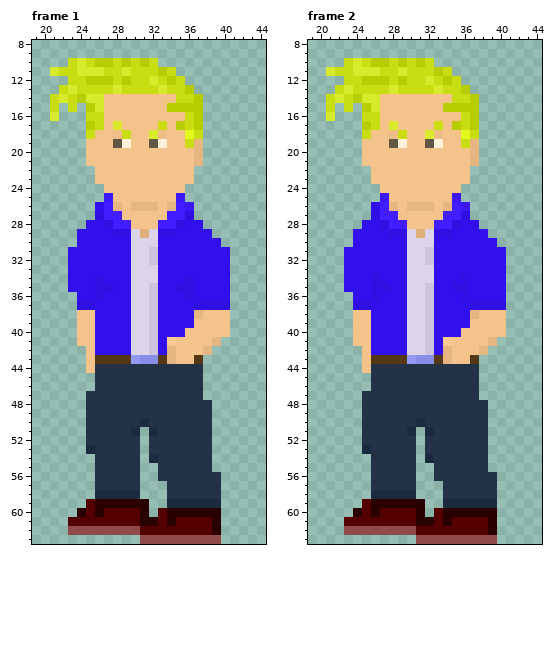
A pixel-art file gets an edit: Assets/art/MainCharacters/Liam/ATTEMPT3/liamLAngry.aseprite. The first picture shows the starting point.
64x64 pixels, 2 frames. Pixels under 10% opacity are left out. Colours within 5 levels of each other are drawn and written as one. Shown: frame 1: x 19..44, y 8..63; frame 2: x 19..44, y 8..63.
Once edited:
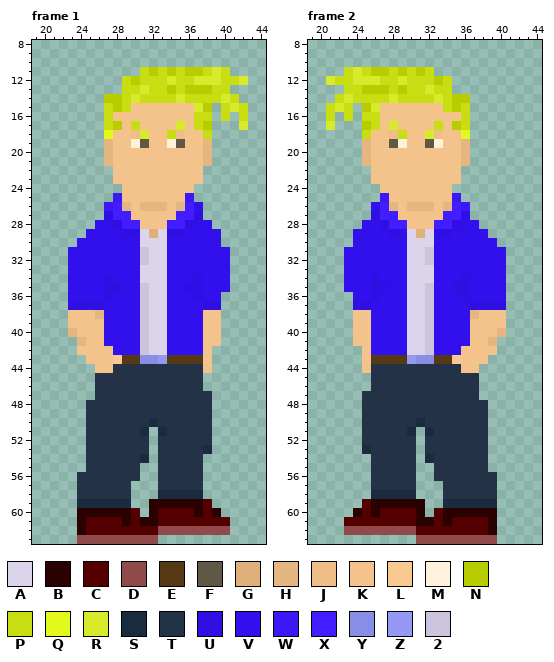
Palette (. is transparent): A #dcd4eb  B #2a0101  C #540000  D #914a4a  E #553814  F #605745  G #e0b07a  H #e5b682  J #efbd86  K #f4c38b  L #fac891  M #fef2dc  N #b8cd00  P #c9dd13  Q #e3f91c  R #d7eb2c  S #1a2a3f  T #233247  U #2f0fe1  V #320fed  W #3c18f7  X #411dff  Y #888de6  Z #9499f1  2 #ccc3dd
Difference:
Changed rows in their new state; - is an unchanged pixel.
Frame 1:
first column x 21:
10 --..........----------
11 ..........-NPNPNNPRP--
12 --......PN-P-R-PRRRPPR
13 -.......--R-PN--NNPP--
14 ......NNPRPPPPR-PPPRP-
15 .-.-..PNP----KKKRN-PRP
16 .---..P--------KPP-P-P
17 ----..PN-P--K-RKPN---R
18 ----..QKKJRKKPJKKP----
19 ----..HKKMFKKMFKKH----
20 ----..H---------KH----
21 ----..H---------KH----
22 -----..---------K-----
23 -----..---------K-----
24 ------..-------K------
25 ------.W------KW------
26 -----.WXHK--HKHXV-----
27 -----.U-X----K-XU-----
28 ----.-VU-X--K-XU-V----
29 ---.---V-UAGA-U---V---
30 ---------V--A---------
31 ---------V2AA---------
32 ---------V2AA---------
33 ---------V--A---------
34 -----VU--V--A--VU-----
35 -----V-U-V2AA-V-U-----
36 --V--VU--V2AA--VU--.--
37 --U--U---V2AA---V--.--
38 --K--H---V2AA---V--.--
39 --K--K---V2AA---V--.--
40 --H--K---V2AA--VV--.--
41 ---H-K---V2AAVVVV-K---
42 ---K-KK--V2AAVVVVK----
43 -----KKL-E--ZEEE-K----
44 ----.KK----------K----
47 ----.------------T----
50 ----------TS----------
51 ---------TS.S---------
52 ----------T.----------
53 ----T-----T.-----S----
54 ----T-----S.-----.----
55 ----T------------.----
56 ---TT------------..---
57 ---TT----.--T----..---
58 ---TTTTTT.--SSSSS..---
59 ---SSSSSS..BBBBBBC.---
60 ----B-BBB-.B-CCC-C----
61 --.B----B----C----CC--
62 --.BCCCCCC--DDDDDDDD--
63 ---DDDDDDD--.......---
Frame 2:
first column x 21:
10 --..........-----
11 ..--PNN-N-N-..---
12 RP-RRRP-R--PNP.--
13 -.P-NNNPN--RP-..-
14 .PRPPPPRPPPPRPNN.
15 -R-----------P-P.
16 P-P-------------.
17 R---------------.
18 ----------------.
19 ----H----------H.
20 ----H----------H.
21 ----H----------H.
22 ---------------.-
23 ---------------.-
24 --------------.--
first column x 34:
40 --V---H
41 VVV----
42 VV--KK-
43 EL-KK--
44 --KK---
